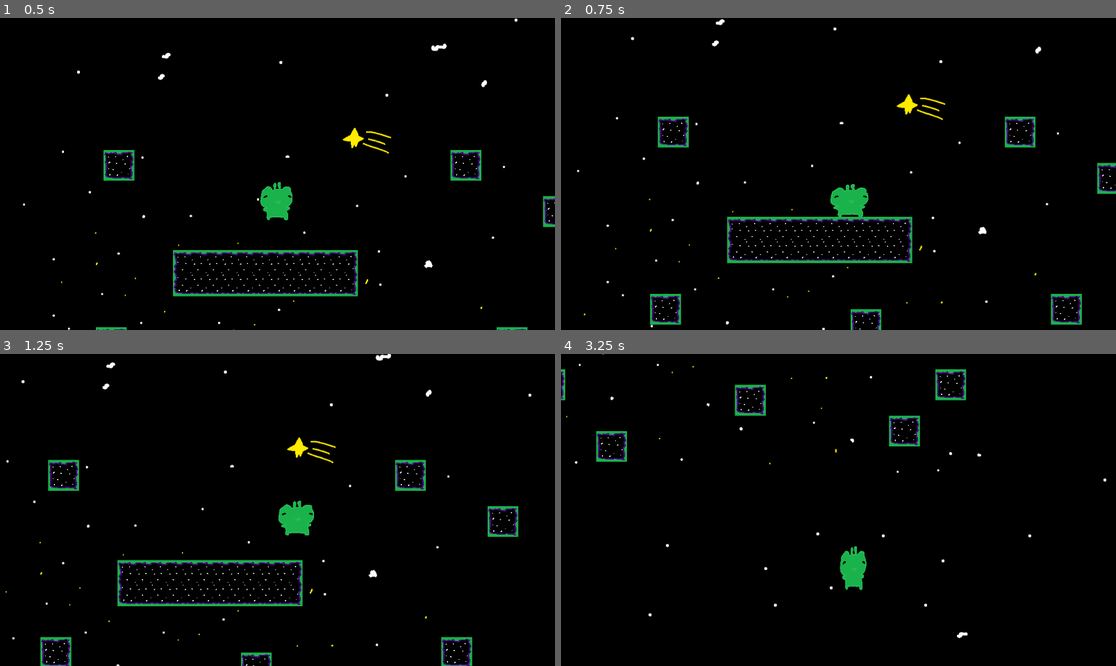
Above: before the commit, frames 1-4 (two rows, left to right).
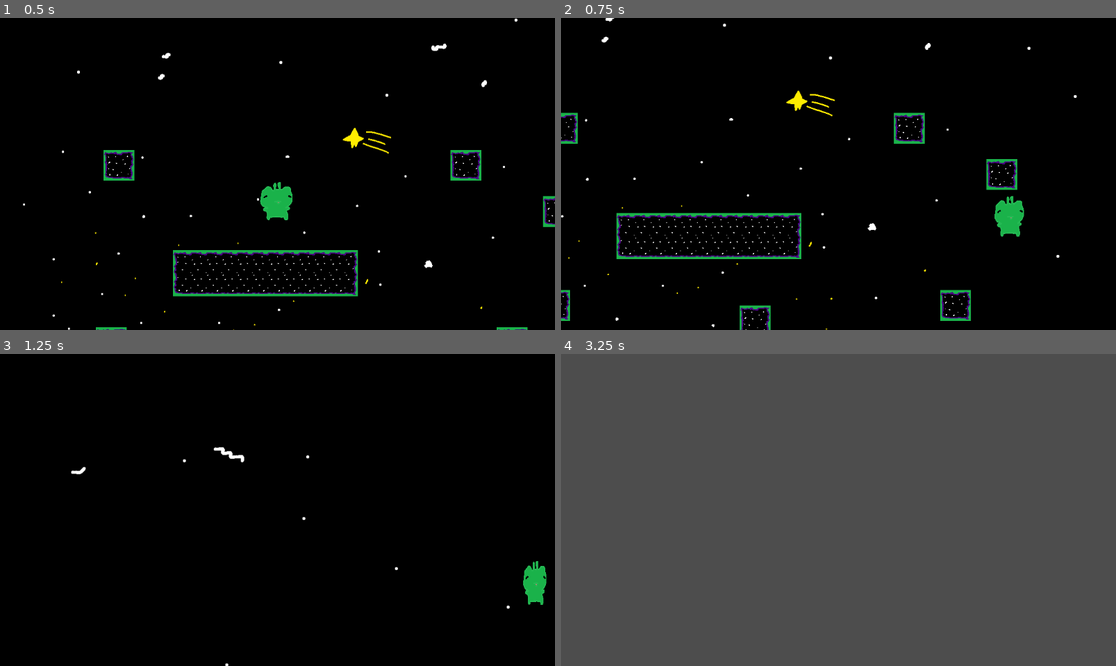
Above: after the commit, the same moments.

Repository: Dani37/zeb-zeb-xap
Game: Godot game, scene res://scenes/demo.tscn
The game is run twice, just before and just after one commit, with the same random seed, the same clock (stepped at 60 frames per second) and the same inputs.
Inputs:
- Up to frame 1 (0.5 s): no input
- Up to frame 2 (0.75 s): tap Enter (ui_accept) at 0.5 s; hold Right (ui_right) from 0.53 s (still down)
- Up to frame 3 (1.25 s): keep holding Right (ui_right); tap Enter (ui_accept) at 0.77 s
- Up to frame 4 (3.25 s): tap Enter (ui_accept) at 1.52, 3.02 s; release Right (ui_right) at 2.03 s; hold Left (ui_left) 2.03-2.78 s; hold Right (ui_right) from 2.78 s (still down)

Frame 1 is identical in both runs. In frame 2, 6.8% of the frame differs, in the area x 0-100%, y 0-100%; in frame 3, 4.2%; in frame 4, 100%.

Commit message:
Update Kat.gd
you addes * delta * 60 to the velocity so it kinda got jittering but i cahnged it to position.x and now the game runs smoother

Diff:
--- a/scripts/Kat.gd
+++ b/scripts/Kat.gd
@@ -5,13 +5,11 @@
 var SPEED_LIMIT = 300
 const JUMP_VELOCITY = -400.0
 var timer
-@onready var sprite_scale = $Sprite2D.scale.y
 
 func _ready() -> void:
 	Engine.physics_ticks_per_second = 120
 	timer = get_tree().create_timer(0.2)
 func _physics_process(delta: float) -> void:
-	sprite_scale = $Sprite2D.scale.y
 	if not $RayCast2D.is_colliding() and velocity.y > 10:
 		$Sprite2D.scale.y = move_toward($Sprite2D.scale.y, 0.5, 0.001)
 		$Sprite2D.scale.x = move_toward($Sprite2D.scale.x, 0.1, 0.001)
@@ -42,16 +40,14 @@
 	# Get the input direction and handle the movement/deceleration.
 	# As good practice, you should replace UI actions with custom gameplay actions.
 	var direction := Input.get_axis("ui_left", "ui_right")
-	if direction == -1 and velocity.x >= SPEED_LIMIT*-1:
-		velocity.x += direction * SPEED * delta * 60 # 60 because target framerate is 60. if you want to make your target framerate 30, then make it 30
-	elif direction == 1 and velocity.x <= SPEED_LIMIT:
-		velocity.x += direction * SPEED * delta * 60
+	if direction and velocity.x >= SPEED_LIMIT*-1 or velocity.x <= SPEED_LIMIT:
+		position.x += direction * SPEED * delta * 60 # 60 because target framerate is 60. if you want to make your target framerate 30, then make it 30
 	else:
 		velocity.x = move_toward(velocity.x, 0, 160)
 
-	if velocity.x < 0:
+	if direction == -1:
 		$Sprite2D.flip_h = true
-	elif velocity.x > 0:
+	elif direction == 1:
 		$Sprite2D.flip_h = false
 
 	move_and_slide()
